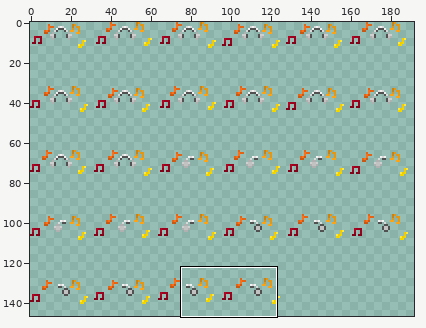
Two states of a sprite sheet, Resources/Textures/_Moffstation/PersonalItems/Wearables/goblinsable/The_Rose_Of_Silence/The_Rose_Of_Silence.rsi/on-equipped-EARS.png. Above, an overview of the earlier version with the close-up marked.
Close-up. As it was:
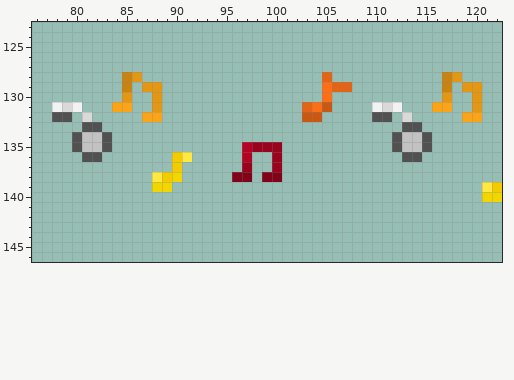
The file is 192x160 pixels. Shown: x 76..122, y 123..146. The wide view leaves out empty margins. The commit also changed other parts of the picture, which this record leaves out.
The same view after the edit:
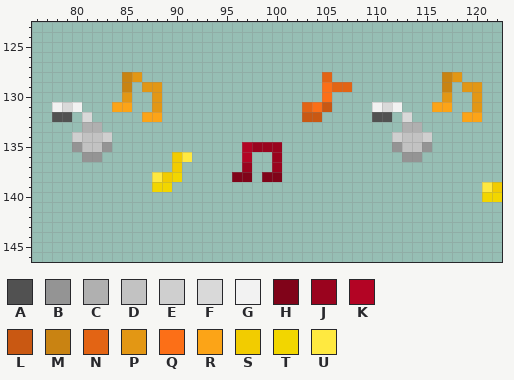
Palette (. is transparent): A #515151  B #949494  C #b0b0b0  D #c2c2c2  E #cfcfcf  F #d9d9d9  G #f2f2f2  H #800319  J #9a031e  K #b30424  L #c95812  M #c98312  N #e36414  P #e39714  Q #fc6f17  R #fca417  S #f2cc00  T #f2d600  U #ffe940
Changes in this commit:
y 133: x 81..82 AA -> CC; x 113..114 AA -> CC
y 134: x 80 A -> E; x 83 A -> E; x 112 A -> E; x 115 A -> E
y 135: x 80 A -> B; x 83 A -> B; x 112 A -> B; x 115 A -> B
y 136: x 81..82 AA -> BB; x 113..114 AA -> BB
Boxes around the changes in both close-ups, in picture pixels (x1, y1, x2, y2):
changed: (72, 122, 112, 162)
changed: (392, 122, 432, 162)
